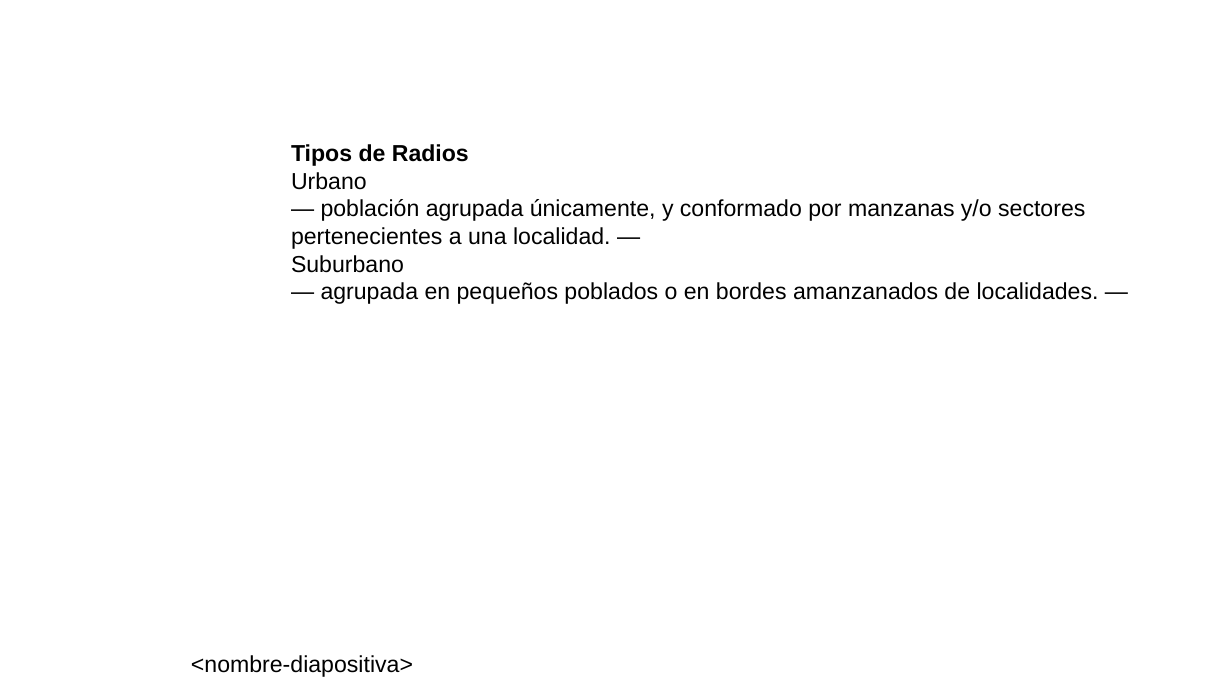
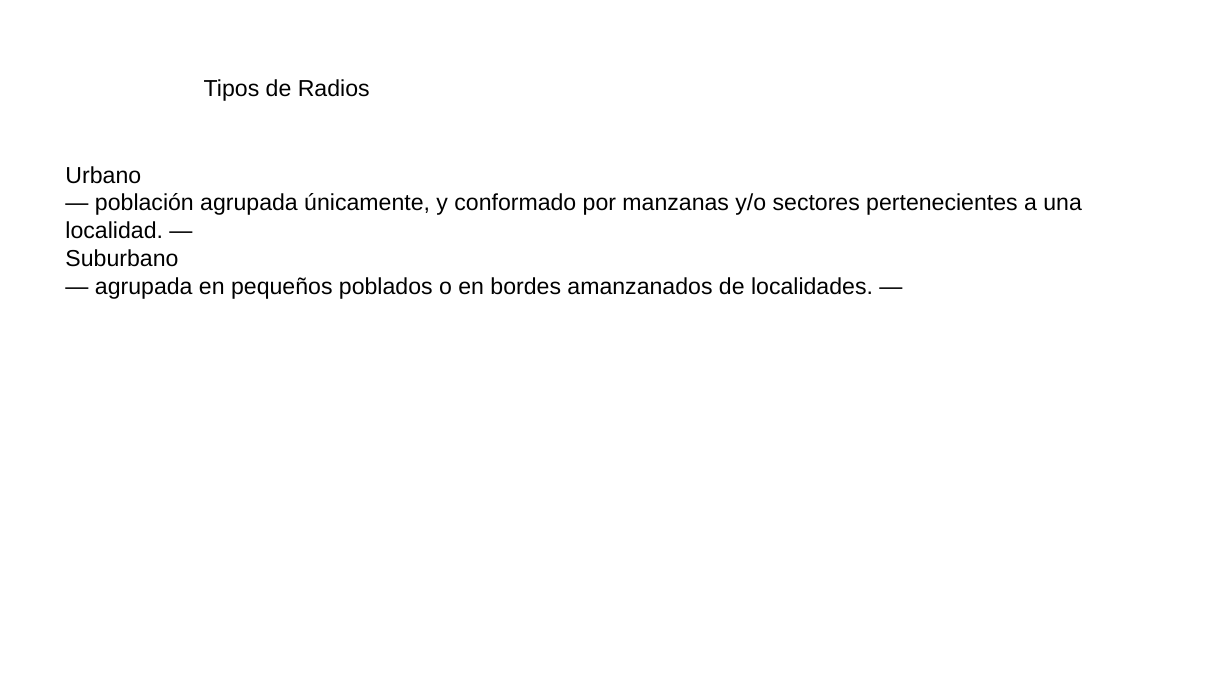
Before and after one commit to neptuso/Charlas, a slide deck: slide 4 of IDERA/segmentos.censo2022.pptx (slide 5 before the commit). Drawn at 1232x693 pixels with LibreOffice and Linux fonts; fonts in the diff are those of the drawing; background and template pictures are left out. Boxes give left, top, right and bottom in pixels: in the first picture for what was removed or moved away, otherwise in the second. Text is boxed around its words. In the diff, an @@ line names an element or a change of style, - is before the commit and + after.

```diff
--- a/IDERA/segmentos.censo2022.pptx
+++ b/IDERA/segmentos.censo2022.pptx
@@ title added at (204, 79, 370, 101), 18 pt, text #000000 @@
+Tipos de Radios
@@ text at (291, 144, 469, 166): paragraph removed @@
-Tipos de Radios
@@ text "Urbano": place and size @@
-text "Urbano" at (291, 144, 1099, 304)
+text "Urbano" at (65, 166, 1082, 299)
@@ text removed at (191, 655, 413, 677) @@
-<nombre-diapositiva>
```
Also in this commit, not shown: 25 other slides changed, 1 slide added, 2 slides removed, 2 other files.
